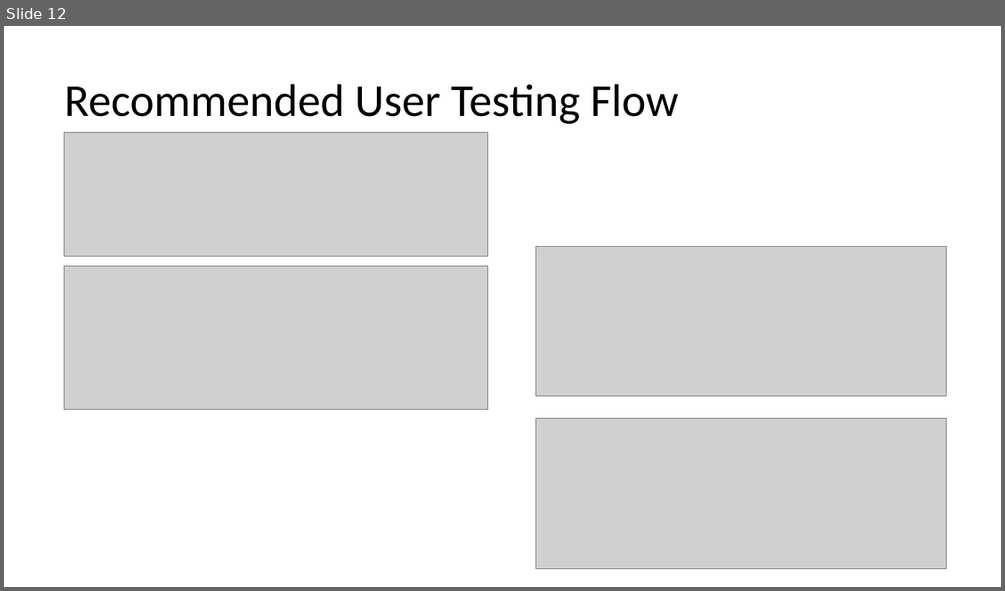
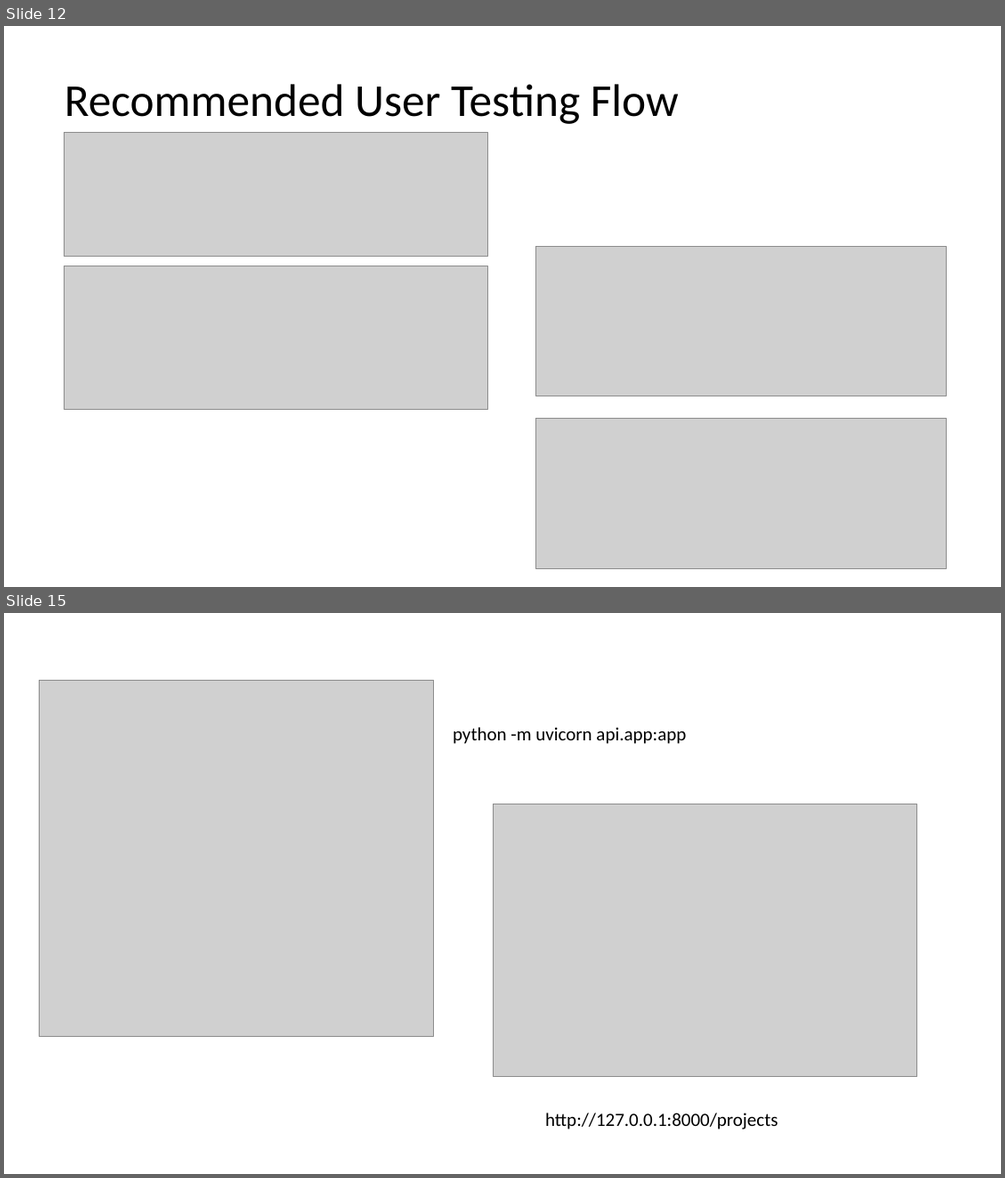
Before and after one commit to ammarofficial11/create-pr-cd-ran, a slide deck: RAN PR Automation.pptx. Shown one above the other, each under a label of ours: slide 12 before the commit, slides 12 and 15 after it; the slides between them are not shown. The pictures are 1005x591 and 1005x1178 pixels, drawn with LibreOffice and Linux fonts; fonts in the diff are those of the drawing; grey boxes stand for pictures. Boxes give left, top, right and bottom in pixels: in the first picture for what was removed or moved away, otherwise in the second. Text is boxed around its words. In the diff, an @@ line names an element or a change of style, - is before the commit and + after.

```diff
--- a/RAN PR Automation.pptx
+++ b/RAN PR Automation.pptx
@@ slide 15 added at [4, 613, 1001, 1174], background #FFFFFF @@
@@ picture added at [39, 681, 433, 1037] @@
@@ text added at [453, 727, 686, 744], 18 pt, text #000000 @@
+python -m uvicorn api.app:app
@@ picture added at [493, 804, 917, 1077] @@
@@ text added at [545, 1112, 777, 1129], 18 pt, text #000000 @@
+http://127.0.0.1:8000/projects
```
Also in this commit, not shown: 4 other slides added, 44 other files.
